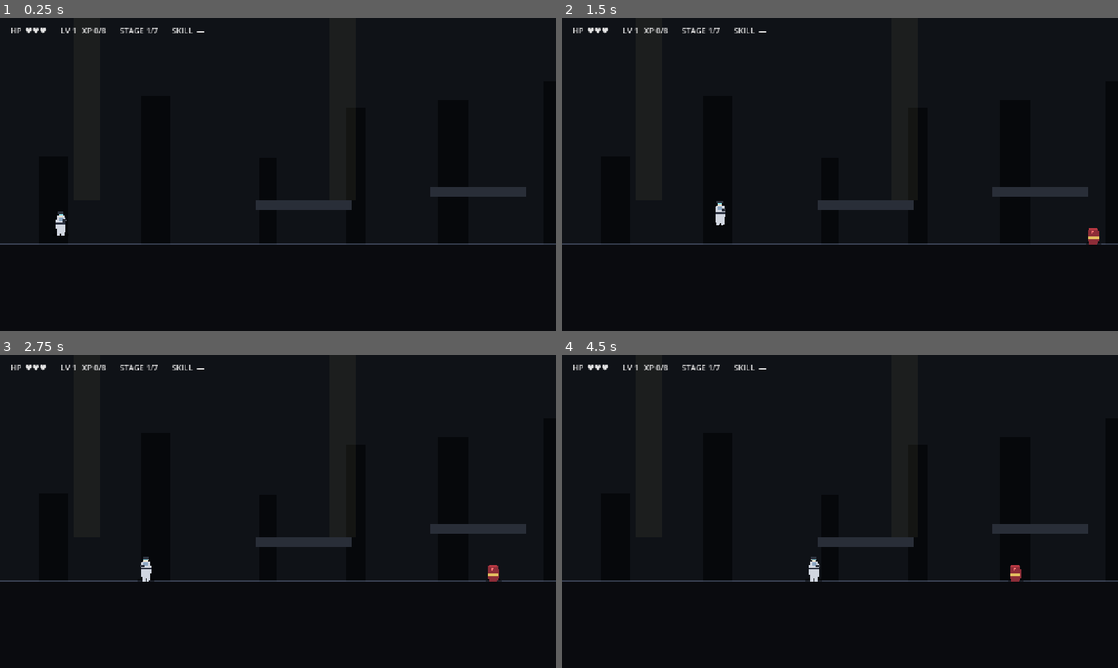
Above: before the commit, frames 1-4 (two rows, left to right).
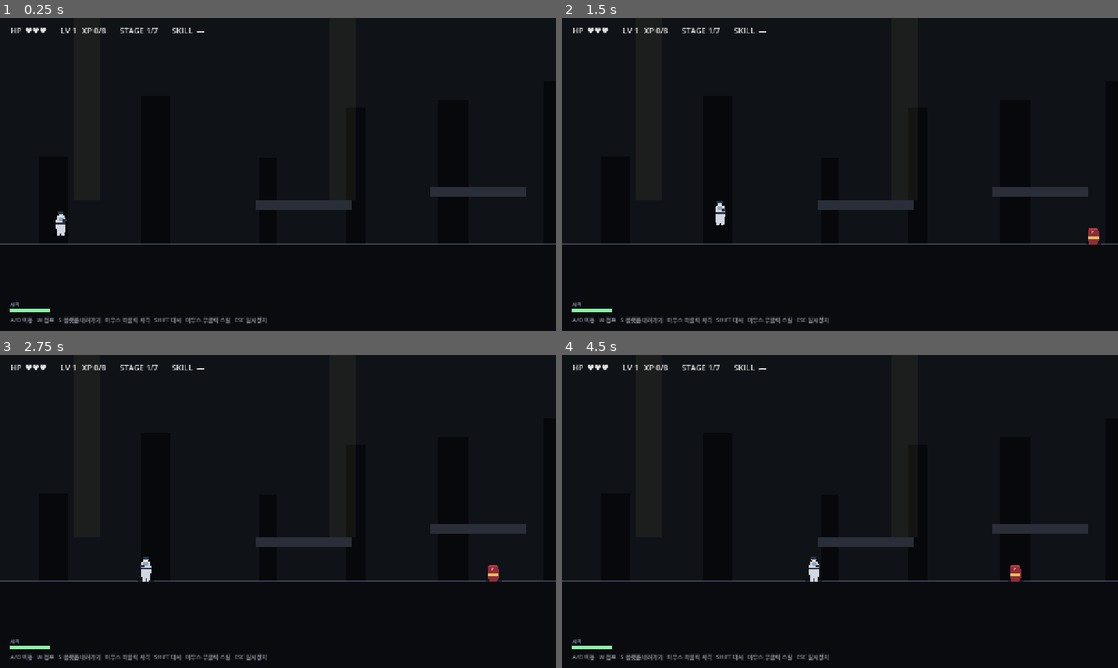
Above: after the commit, the same moments.

Repository: soomin007/EyesOnYou
Game: Godot game, scene res://scenes/stage.tscn
The game is run twice, just before and just after one commit, with the same random seed, the same clock (stepped at 60 frames per second) and the same inputs. This scene is started directly instead of the project's main scene.
Inputs (mouse positions are in pixels of both pictures, inside the frame that each line leads up to):
- Up to frame 1 (0.25 s): no input
- Up to frame 2 (1.5 s): tap Enter at 0.5 s; move the mouse to (962, 158) at 0.52 s; hold J (attack) 0.53-1.28 s; hold D (move_right) from 0.53 s (still down); click (962, 158) at 0.67 s; tap W (jump) at 0.77 s; tap Shift (dash) at 0.8, 1.35 s; move the mouse to (728, 190) at 1.27 s
- Up to frame 3 (2.75 s): tap W (jump) at 1.52 s; tap J (attack) at 1.55 s; move the mouse to (333, 442) at 2.02 s; release D (move_right) at 2.03 s; hold A (move_left) from 2.03 s (still down); hold J (attack) from 2.03 s (still down); tap Shift (dash) at 2.3 s
- Up to frame 4 (4.5 s): move the mouse to (812, 574) at 2.77 s; release A (move_left) at 2.78 s; release J (attack) at 2.78 s; hold D (move_right) 2.78-4.25 s; tap Shift (dash) at 2.85, 3.8 s; click (812, 574) at 2.92 s; tap W (jump) at 3.02, 3.77 s; tap J (attack) at 3.05 s; move the mouse to (1006, 558) at 3.52 s; tap Space at 3.6 s; tap Q (skill) at 4.15 s; click "확인 (SPACE)" at 4.25 s

The runs differ from the first frame. In frame 1, 0.6% of the frame differs, in the area x 1-48%, y 90-98%; in frame 2, 0.6%; in frame 3, 0.6%; in frame 4, 0.6%.

Commit message:
fix: 자막 큐, ??? 엔딩 흐름, 방패병 회전 지연, 멀티샷 부채꼴, 쿨다운 게이지 가시성
다섯 개 인게임 버그 수정. (맵 구조/플랫폼 도달성은 사용자 요청대로 후속 작업.)

자막 겹침 (Stage.gd):
- _show_veil_subtitle을 큐 기반으로 변경. 다중 호출 시 차례로 재생되도록.
- ward foreshadow / locked door / veil mistake 트리거 — 별도 timer 호출 제거하고
  큐에 차례로 enqueue.

??? 맵 엔딩 흐름 (ArchiveOverlay.gd, Stage.gd):
- ArchiveOverlay._start_finalize 추가 — 마지막 대사 1.4s 더 보여주고 1.6s 페이드아웃 후
  finished emit. 사용자가 '대화창이 일정 시간 보이고 꺼지는' 종결을 인지할 수 있도록.
- Stage._on_archive_finished의 veil_self 분기: hide_panel 즉시 호출 제거 (overlay가 처리),
  10s → 2.5s 침묵으로 단축.
- _finish_hidden_archive: stage 인덱스 무관 항상 ENDING 직행. ??? 클리어가 stage 5에서
  발생해도 BRIEFING 안 가고 바로 결말로.

방패병 회전 지연 (Enemy.gd):
- SHIELD_DIR_LOCK_DURATION = 0.7s. 한 번 정면을 돌리면 일정 시간 다시 못 돌게.
- 측면/후면 사격 윈도우 확보 → 폭발물 외에도 dash + back-shot으로 잡을 수 있음.

멀티샷 부채꼴 (Bullet.gd, Player.gd):
- Bullet에 angle(rad) 필드 추가. _process에서 vx=cos(angle)*dir, vy=sin(angle) 기반 이동.
- Player._spawn_bullet에서 idx로 부채꼴 각도 계산: 가운데 0, 양 끝으로 10° 간격.
  T1(3발)=±10°, T2(5발)=±10°/±20°. 시각 회전은 생략 (스프라이트 작아 어색하지 않음).
- 기존 muzzle_y 분기는 제거 (수직 분산이 부채꼴이 아니었음).

쿨다운 게이지 가시성 (Stage.gd, Player.gd):
- 하단 HUD MarginContainer가 PRESET_BOTTOM_WIDE만 적용돼 grow_vertical=END 기본값으로
  콘텐츠가 화면 아래로 빠짐. grow_vertical=BEGIN로 변경 → 콘텐츠가 위로 확장.
- Player에 get_attack_cd_max/get_dash_cd_max/get_skill_cd_max helper 추가.
  티어 적용된 실제 max 반환. Stage._refresh_hud가 이를 사용해 게이지 비율 정확.

플랫폼 도달성/맵 구조는 사용자 요청대로 별도 회차에서 다룸 — 직선형 → 비선형 구조 논의.

Diff:
--- a/scripts/ArchiveOverlay.gd
+++ b/scripts/ArchiveOverlay.gd
@@ -23,6 +23,7 @@
 var typing: bool = false
 var pause_remaining: float = 0.0
 var t: float = 0.0
+var _finalizing: bool = false
 
 func _ready() -> void:
 	layer = CanvasLayer.new()
@@ -63,13 +64,15 @@
 func play(lines: Array) -> void:
 	queued_lines = lines
 	line_idx = 0
+	_finalizing = false
 	panel.visible = true
+	panel.modulate.a = 1.0
 	_start_line()
 
 func _start_line() -> void:
 	if line_idx >= queued_lines.size():
 		typing = false
-		emit_signal("finished")
+		_start_finalize()
 		return
 	var line: Dictionary = queued_lines[line_idx]
 	current_full = str(line.get("text", ""))
@@ -115,3 +118,20 @@
 func hide_panel() -> void:
 	if panel != null:
 		panel.visible = false
+
+func _start_finalize() -> void:
+	# 마지막 대사가 delay까지 다 보여진 시점. 한 박자 더 띄워두고 부드럽게 페이드아웃 후 finished.
+	if _finalizing:
+		return
+	_finalizing = true
+	if panel == null:
+		emit_signal("finished")
+		return
+	var tw := panel.create_tween()
+	tw.tween_interval(1.4)  # 마지막 대사 더 보여줌
+	tw.tween_property(panel, "modulate:a", 0.0, 1.6)  # 부드러운 페이드아웃
+	tw.tween_callback(func() -> void:
+		if panel != null:
+			panel.visible = false
+		emit_signal("finished")
+	)
--- a/scripts/Bullet.gd
+++ b/scripts/Bullet.gd
@@ -14,6 +14,8 @@
 var lifetime_mult: float = 1.0
 var lifetime: float = BASE_LIFETIME
 var hit_enemies: Array = []
+# 부채꼴 발사용 — 0이면 수평. radian, dir 기준 위/아래로 벌림.
+var angle: float = 0.0
 
 func _ready() -> void:
 	collision_layer = 0
@@ -44,7 +46,12 @@
 	add_child(bullet)
 
 func _process(delta: float) -> void:
-	position.x += BASE_SPEED * speed_mult * float(dir) * delta
+	# 진행 벡터 — 수평 베이스(dir) + 각도(angle) 적용. 시각적 회전은 생략(스프라이트가
+	# 작아 어색하지 않음).
+	var vx: float = cos(angle) * float(dir)
+	var vy: float = sin(angle)
+	position.x += BASE_SPEED * speed_mult * vx * delta
+	position.y += BASE_SPEED * speed_mult * vy * delta
 	lifetime -= delta
 	if lifetime <= 0.0:
 		queue_free()
--- a/scripts/Enemy.gd
+++ b/scripts/Enemy.gd
@@ -74,6 +74,11 @@
 
 var bomber_state: int = BomberState.ROAMING
 var bomber_state_timer: float = 0.0
+
+# 방패병 정면 회전 지연 — 한 번 돈 뒤 일정 시간 다시 못 돌게.
+# 측면/후면을 잡을 윈도우를 만들어준다 (대시로 뒤로 빠져나가는 플레이가 가능하도록).
+const SHIELD_DIR_LOCK_DURATION: float = 0.7
+var shield_dir_lock_timer: float = 0.0
 
 var encountered: bool = false
 var visual: Node2D
@@ -426,14 +431,18 @@
 	else:
 		velocity.y = 0.0
 
-	var p := _find_player()
-
-	# 방패병 정체성 = 정면으로 막기. 플레이어가 존재하면 거리 무관 항상 정면을 맞춤.
-	# 이전엔 SHIELD_DETECT_X(180px) 안에서만 dir이 player 방향으로 잠기고 그 밖에선 patrol
-	# 방향대로 회전했음 → 사거리(~495px)보다 좁아서 멀리서 쏠 때 dir이 무작위가 되고
-	# 방패의 효과가 그래픽과 어긋나는 것처럼 보임.
+	if shield_dir_lock_timer > 0.0:
+		shield_dir_lock_timer -= delta
+
+	var p := _find_player()
+
+	# 방패병 정체성 = 정면으로 막기. 플레이어 방향으로 정면을 맞추되, 회전에 지연을 둠.
+	# 한 번 돈 뒤 SHIELD_DIR_LOCK_DURATION 동안 잠금 → 측면/후면 사격 윈도우 확보.
 	if not harmless and p != null:
-		dir = 1 if p.global_position.x > global_position.x else -1
+		var desired_dir: int = 1 if p.global_position.x > global_position.x else -1
+		if desired_dir != dir and shield_dir_lock_timer <= 0.0:
+			dir = desired_dir
+			shield_dir_lock_timer = SHIELD_DIR_LOCK_DURATION
 
 	# 근접 시에만 추격 이동. 그 외에는 좁은 범위 patrol.
 	if not harmless and p != null and _shield_player_nearby(p):
--- a/scripts/Player.gd
+++ b/scripts/Player.gd
@@ -123,6 +123,19 @@
 		velocity.y = JUMP_VELOCITY * 0.92
 		jumps_used += 1
 
+# 현재 티어가 반영된 실제 max 쿨다운 (HUD 게이지 표시용).
+func get_attack_cd_max() -> float:
+	return ATTACK_COOLDOWN * (0.75 if GameState.get_skill_tier("fire_boost") >= 2 else 1.0)
+
+func get_dash_cd_max() -> float:
+	return DASH_COOLDOWN * (0.8 if GameState.get_skill_tier("dash_boost") >= 1 else 1.0)
+
+func get_skill_cd_max() -> float:
+	var ex_tier: int = GameState.get_skill_tier("explosive")
+	if ex_tier >= 2:
+		return 2.5
+	return SKILL_COOLDOWN
+
 func _try_attack() -> void:
 	if attack_cd > 0.0:
 		return
@@ -148,11 +161,14 @@
 	var fb_tier: int = GameState.get_skill_tier("fire_boost")
 	b.damage = 1 + min(fb_tier, 2)  # T0=1, T1=2, T2=3, T3=3
 	b.pierce = fb_tier >= 3
+	# 부채꼴 — 가운데를 0으로 양 끝으로 10°씩 벌림.
+	# T1(3발): -10°/0/+10°. T2(5발): -20/-10/0/+10/+20.
+	if total > 1:
+		var step: float = deg_to_rad(10.0)
+		var center: float = float(total - 1) * 0.5
+		b.angle = (float(idx) - center) * step
 	var muzzle_x: float = ATTACK_MUZZLE_X * float(facing)
 	var muzzle_y: float = ATTACK_MUZZLE_Y
-	if total > 1:
-		var spread: float = float(idx) - float(total - 1) * 0.5
-		muzzle_y += spread * 14.0
 	b.global_position = global_position + Vector2(muzzle_x, muzzle_y)
 	get_parent().add_child(b)
 
--- a/scripts/Stage.gd
+++ b/scripts/Stage.gd
@@ -81,16 +81,10 @@
 	if not (body is CharacterBody2D and body == player):
 		return
 	ward_foreshadow_triggered = true
-	# 짧은 침묵 → "...이 구역은 오래됐어요." → 한 박자 후 정보 추가
+	# 자막 큐에 차례로 enqueue — _drain_subtitles가 겹치지 않게 순차 재생.
 	_show_veil_subtitle("...", 1.2)
-	get_tree().create_timer(1.4).timeout.connect(
-		func() -> void:
-			_show_veil_subtitle("이 구역은 오래됐어요.", 3.0)
-	)
-	get_tree().create_timer(5.0).timeout.connect(
-		func() -> void:
-			_show_veil_subtitle("누가 봉인했는지 저도 몰라요.", 3.0)
-	)
+	_show_veil_subtitle("이 구역은 오래됐어요.", 3.0)
+	_show_veil_subtitle("누가 봉인했는지 저도 몰라요.", 3.0)
 
 func _arm_veil_mistake_at(trigger_x: float, before_line: String, after_line: String) -> void:
 	var area := Area2D.new()
@@ -114,12 +108,9 @@
 	if not (body is CharacterBody2D and body == player):
 		return
 	veil_mistake_triggered = true
+	# 큐에 차례로 — before 자막 끝나고 after가 자동 재생.
 	_show_veil_subtitle(str(area.get_meta("before", "")), 2.5)
-	# 2.8초 후 인정 대사
-	get_tree().create_timer(2.8).timeout.connect(
-		func() -> void:
-			_show_veil_subtitle(str(area.get_meta("after", "")), 3.0)
-	)
+	_show_veil_subtitle(str(area.get_meta("after", "")), 3.0)
 
 func _build_hidden_archive() -> void:
 	# 격리 서버실 — 적/가시/골 없음, 단말기 2개 시퀀스 후 자동 ENDING 전환
@@ -334,23 +325,19 @@
 		if arch != null:
 			arch.play(_veil_self_lines())
 	elif archive_active_term == "veil_self":
-		# 10초 침묵 후 자동 ENDING 전환
+		# ArchiveOverlay가 이미 panel 페이드아웃까지 처리하고 finished를 emit한 상태.
+		# 추가 침묵 후 ENDING 직행 (??? 맵은 게임 클라이맥스라 stage 진행과 무관).
 		archive_active_term = "wait"
-		var arch := get_node_or_null("ArchiveOverlay") as ArchiveOverlay
-		if arch != null:
-			arch.hide_panel()
-		await get_tree().create_timer(10.0).timeout
+		await get_tree().create_timer(2.5).timeout
 		_finish_hidden_archive()
 
 func _finish_hidden_archive() -> void:
 	GameState.restrict_combat_input = false
 	GameState.trust_score += 1  # ??? 클리어 보너스
-	var leveled: bool = GameState.on_stage_clear()
-	# 보너스 레벨업이 있더라도 ??? 직후엔 LevelUpOverlay 띄우지 않음 — ENDING으로 직행
-	if GameState.is_final_stage_done():
-		get_tree().change_scene_to_file(SceneRouter.ENDING)
-	else:
-		get_tree().change_scene_to_file(SceneRouter.BRIEFING)
+	# ??? 맵은 게임의 클라이맥스 — 잔여 stage 무시하고 무조건 ENDING으로 직행.
+	# (이전엔 stage 인덱스 기준으로 BRIEFING 갈 가능성 있어 엔딩에 도달하지 못함.)
+	GameState.current_stage = GameState.TOTAL_STAGES
+	get_tree().change_scene_to_file(SceneRouter.ENDING)
 
 func _veil1_lines() -> Array:
 	return [
@@ -467,14 +454,31 @@
 	if not (body is CharacterBody2D and body == player):
 		return
 	locked_door_triggered = true
-	_show_veil_subtitle("그쪽은 임무 범위 밖이에요.", 3.5)
-	# 한 박자 쉬고 한 줄 추가 — 플레이어가 "여기 뭐가 있구나"를 분명히 인지하도록.
-	get_tree().create_timer(4.0).timeout.connect(
-		func() -> void:
-			_show_veil_subtitle("그 문, 도면에는 없어요.", 3.0)
-	)
+	_show_veil_subtitle("그쪽은 임무 범위 밖이에요.", 3.0)
+	_show_veil_subtitle("그 문, 도면에는 없어요.", 3.0)
+
+var _subtitle_queue: Array = []
+var _subtitle_active: bool = false
 
 func _show_veil_subtitle(message: String, duration: float) -> void:
+	# 자막 큐 — 여러 줄을 빠르게 호출해도 겹치지 않고 차례로 표시.
+	_subtitle_queue.append({"message": message, "duration": duration})
+	if not _subtitle_active:
+		_drain_subtitles()
+
+func _drain_subtitles() -> void:
+	if _subtitle_queue.is_empty():
+		_subtitle_active = false
+		return
+	_subtitle_active = true
+	var item: Dictionary = _subtitle_queue.pop_front()
+	var dur: float = float(item.get("duration", 2.5))
+	_display_veil_subtitle(str(item.get("message", "")), dur)
+	# fade in 0.3 + show + fade out 0.5 + small gap 0.2
+	var total: float = 0.3 + dur + 0.5 + 0.2
+	get_tree().create_timer(total).timeout.connect(_drain_subtitles)
+
+func _display_veil_subtitle(message: String, duration: float) -> void:
 	var msg_layer := CanvasLayer.new()
 	msg_layer.layer = 20
 	add_child(msg_layer)
@@ -1071,6 +1075,9 @@
 	bottom.add_theme_constant_override("margin_bottom", 16)
 	bottom.add_theme_constant_override("margin_right", 24)
 	bottom.set_anchors_preset(Control.PRESET_BOTTOM_WIDE)
+	# anchor가 화면 하단(top=1.0)에 붙은 상태에서 콘텐츠가 위로 확장되도록 grow를 BEGIN으로.
+	# (기본 END면 콘텐츠가 화면 아래로 빠져 게이지가 안 보임.)
+	bottom.grow_vertical = Control.GROW_DIRECTION_BEGIN
 	hud.add_child(bottom)
 	var bottom_v := VBoxContainer.new()
 	bottom_v.add_theme_constant_override("separation", 8)
@@ -1156,9 +1163,10 @@
 		skill_label.text = "SKILL  —"
 	# 쿨다운 게이지 갱신
 	if player != null and is_instance_valid(player):
-		_update_cd_slot(cd_attack_slot, float(player.get("attack_cd")), Player.ATTACK_COOLDOWN)
-		_update_cd_slot(cd_dash_slot, float(player.get("dash_cd")), Player.DASH_COOLDOWN)
-		_update_cd_slot(cd_skill_slot, float(player.get("skill_cd")), Player.SKILL_COOLDOWN)
+		# 티어에 따라 실제 max 쿨다운이 달라지므로 player의 helper를 통해 조회.
+		_update_cd_slot(cd_attack_slot, float(player.get("attack_cd")), player.get_attack_cd_max())
+		_update_cd_slot(cd_dash_slot, float(player.get("dash_cd")), player.get_dash_cd_max())
+		_update_cd_slot(cd_skill_slot, float(player.get("skill_cd")), player.get_skill_cd_max())
 		# 보유 스킬에 따라 슬롯 가시성
 		if cd_dash_slot != null:
 			cd_dash_slot.visible = GameState.has_skill("dash")
